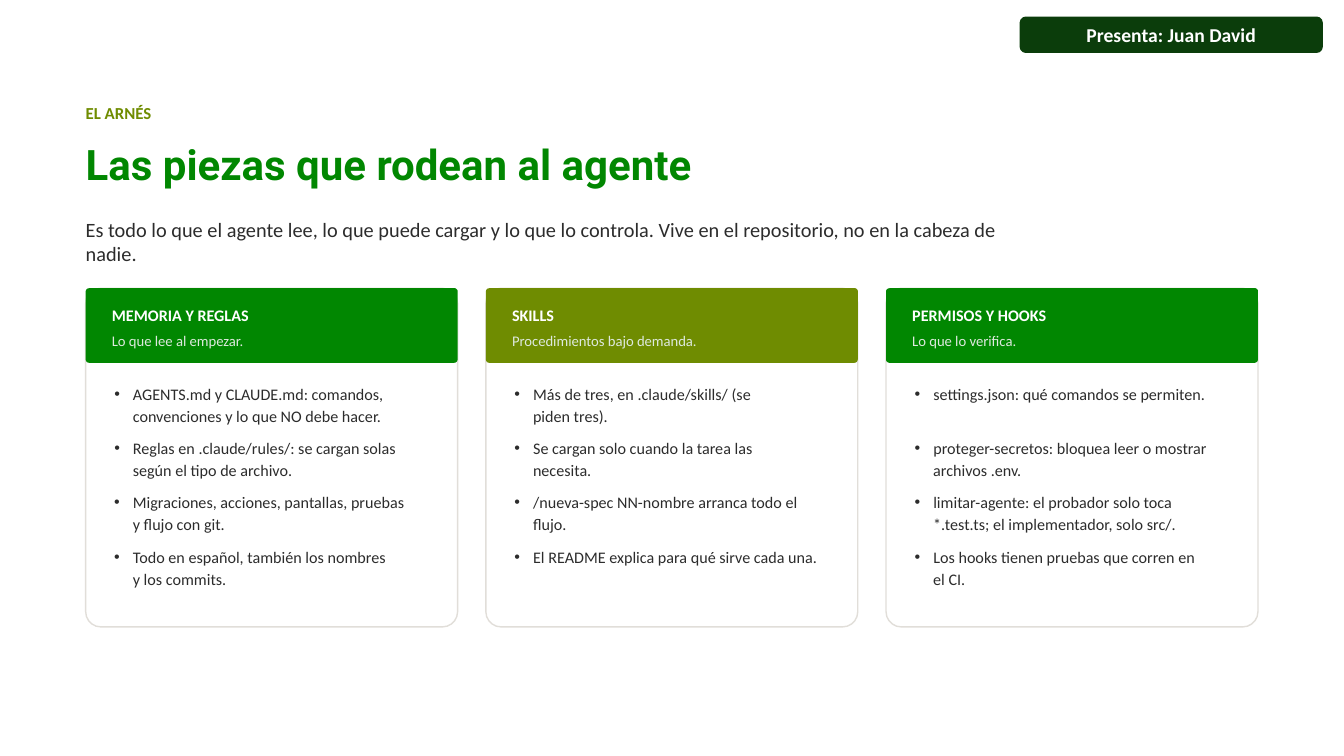
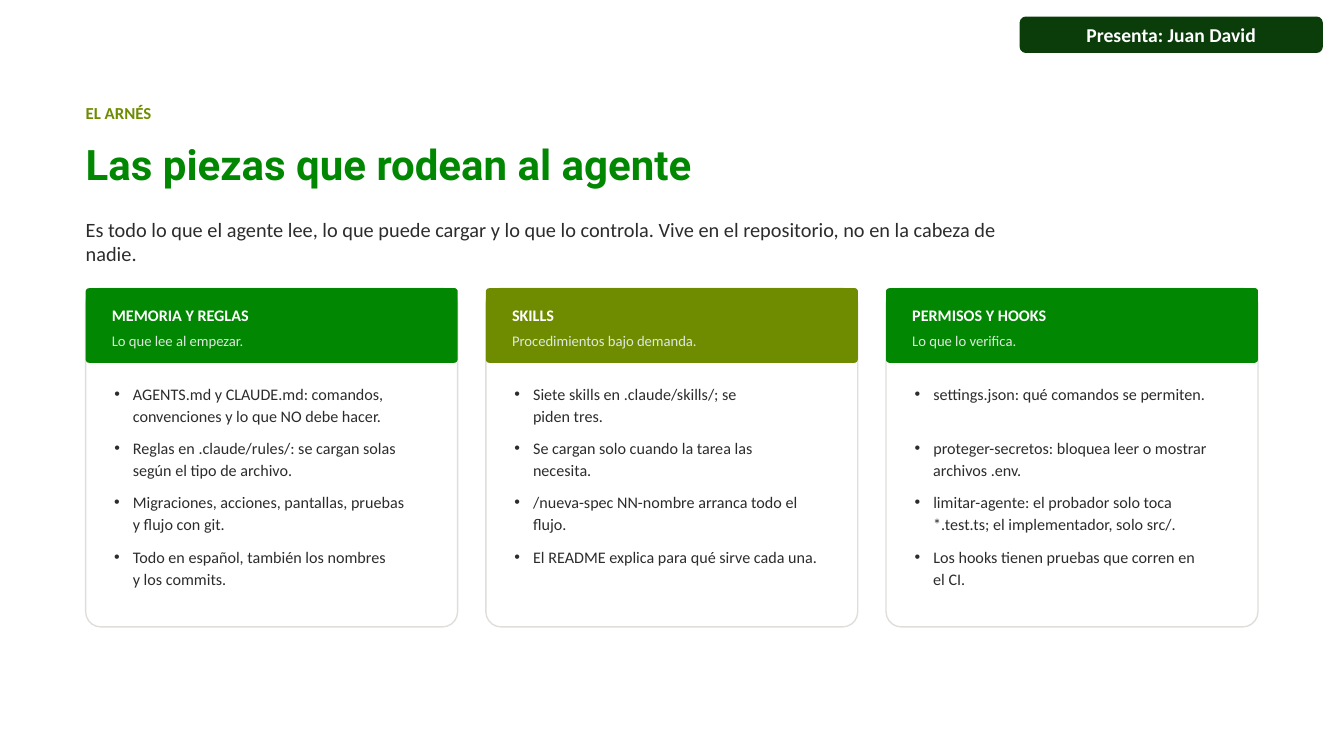
Before and after one commit to juandadevp/cuentasclaras, a slide deck: slide 3 of docs/Exposicion_Cuentas_Claras_con_responsables.pptx. Drawn at 1344x756 pixels with LibreOffice and Linux fonts; fonts in the diff are those of the drawing; background and template pictures are left out. Boxes give left, top, right and bottom in pixels: in the first picture for what was removed or moved away, otherwise in the second. Text is boxed around its words. In the diff, an @@ line names an element or a change of style, - is before the commit and + after.

```diff
--- a/docs/Exposicion_Cuentas_Claras_con_responsables.pptx
+++ b/docs/Exposicion_Cuentas_Claras_con_responsables.pptx
@@ text at (x1=533, y1=389, x2=736, y2=425): text changed @@
-• Más de tres, en .claude/skills/ (se piden tres).
+• Siete skills en .claude/skills/; se piden tres.
```
Also in this commit, not shown: 1 other slide changed, 1 other file.
